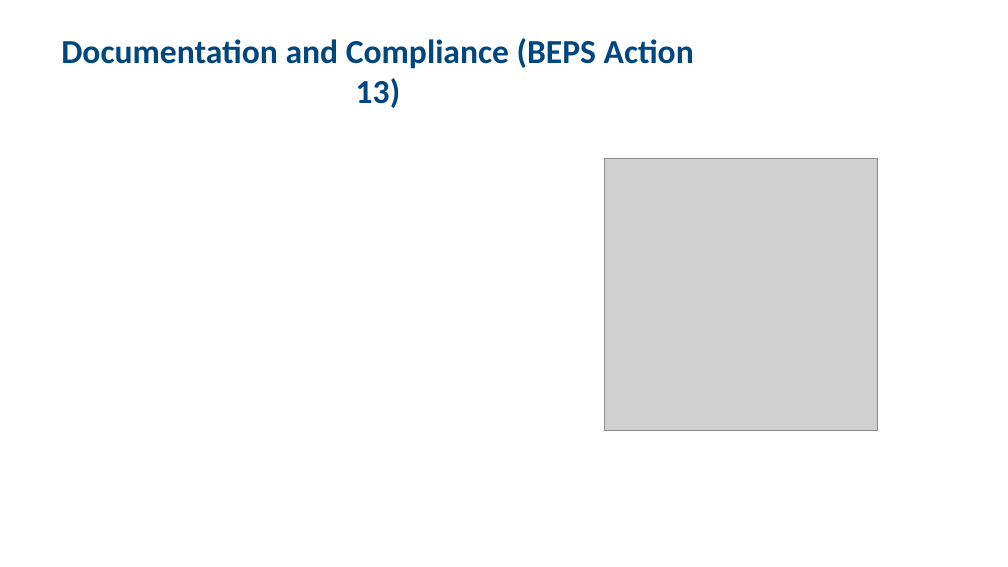
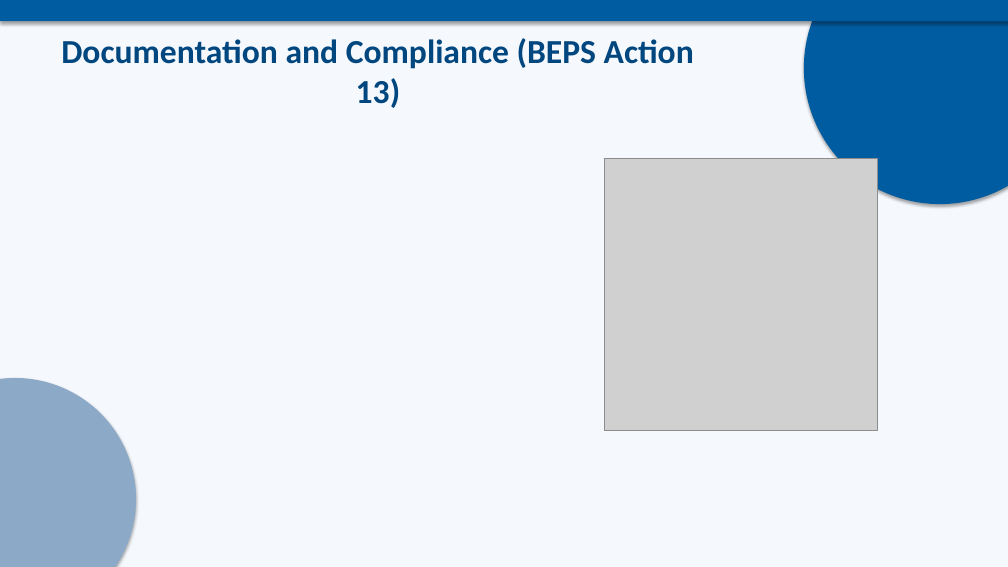
Before and after one commit to aniket-kanani-3107/aniket-kanani-3107.github.io, a slide deck: slide 14 of transfer-pricing-methods.pptx. Drawn at 1008x567 pixels with LibreOffice and Linux fonts; fonts in the diff are those of the drawing; grey boxes stand for pictures. Boxes give left, top, right and bottom in pixels: in the first picture for what was removed or moved away, otherwise in the second. Text is boxed around its words. In the diff, an @@ line names an element or a change of style, - is before the commit and + after.

```diff
--- a/transfer-pricing-methods.pptx
+++ b/transfer-pricing-methods.pptx
@@ background #FFFFFF to #F5F8FC @@
@@ rectangle added at <box>0,0,1008,21</box>, fill #005CA0 @@
@@ ellipse added at <box>804,0,1008,204</box>, fill #005CA0 @@
@@ ellipse added at <box>0,378,136,567</box>, fill #8CAAC8 @@
```
Also in this commit, not shown: 14 other slides changed.
